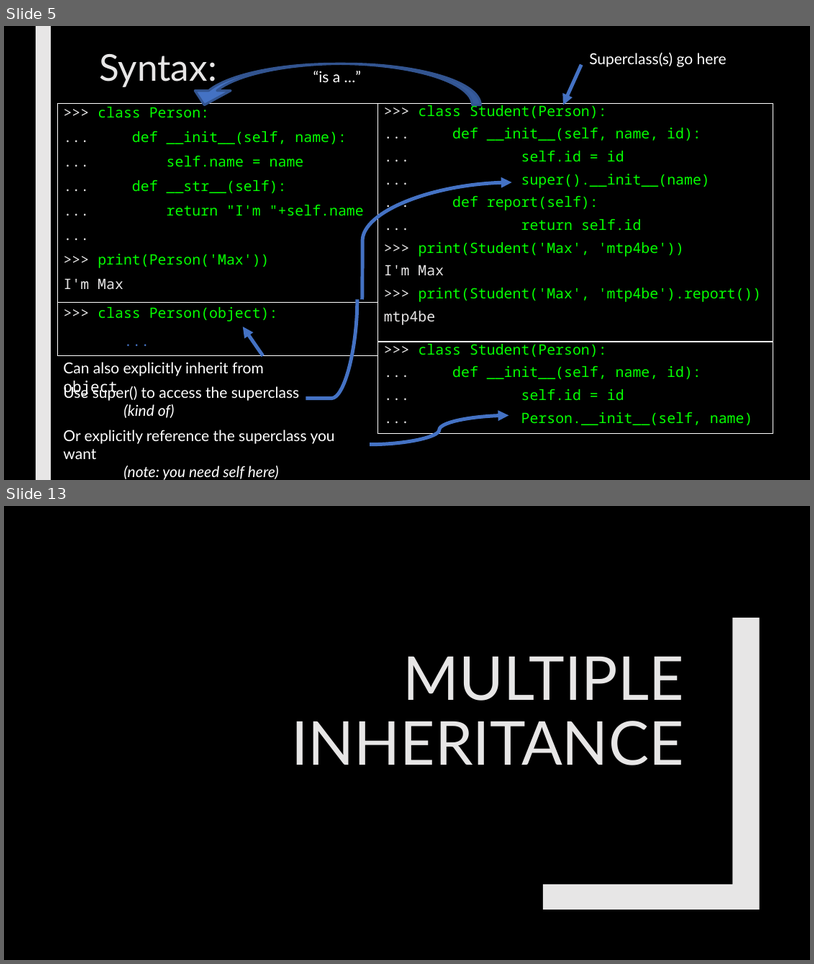
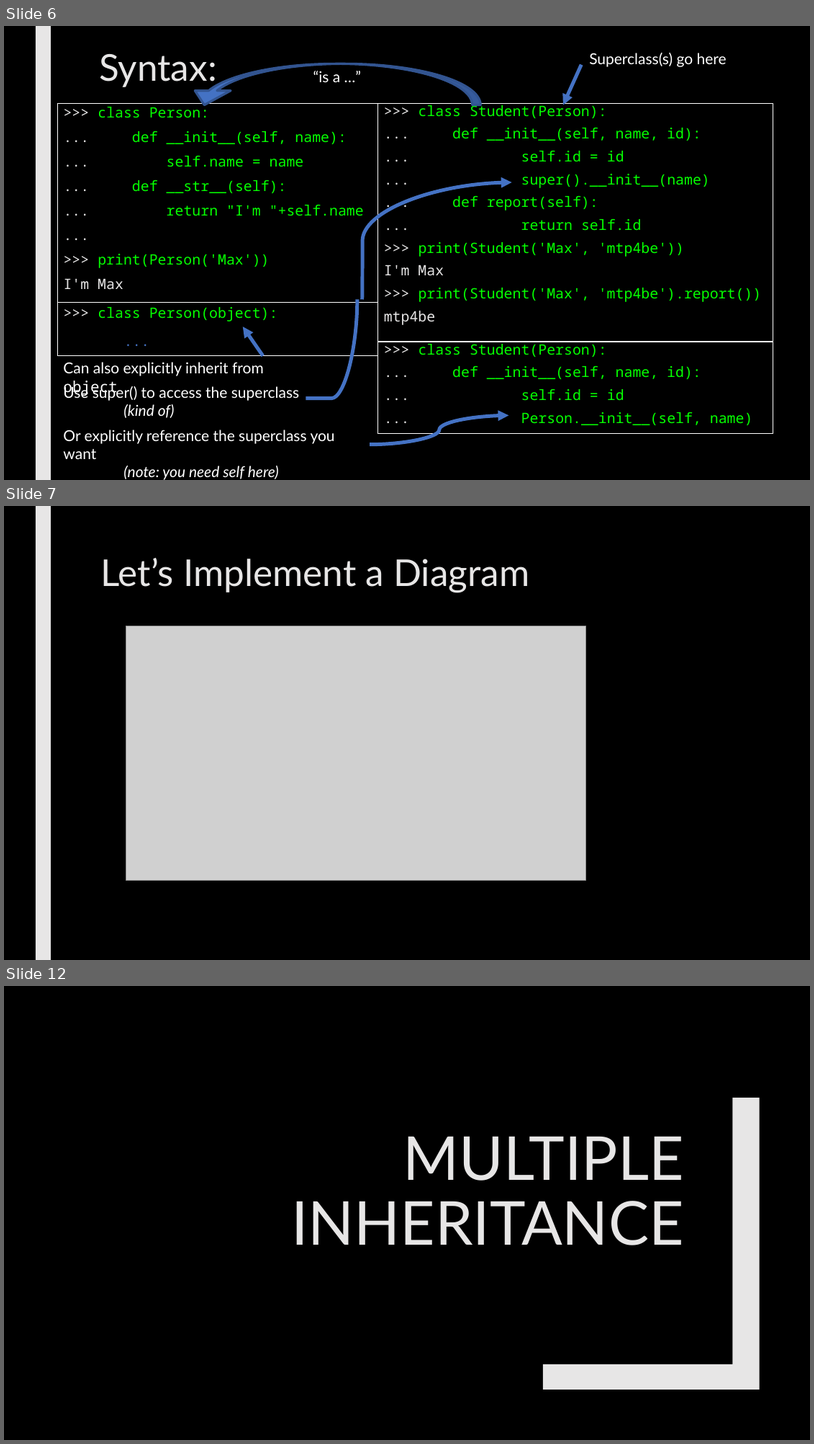
Before and after one commit to max7patek/metaprogramming, a slide deck: slides/01-PythonInheritance.pptx. Shown one above the other, each under a label of ours: slides 5 and 13 before the commit, slides 6, 7 and 12 after it; the slides between them are not shown. The pictures are 814x964 and 814x1444 pixels, drawn with LibreOffice and Linux fonts; fonts in the diff are those of the drawing; grey boxes stand for pictures. Boxes give left, top, right and bottom in pixels: in the first picture for what was removed or moved away, otherwise in the second. Text is boxed around its words. In the diff, an @@ line names an element or a change of style, - is before the commit and + after.

```diff
--- a/slides/01-PythonInheritance.pptx
+++ b/slides/01-PythonInheritance.pptx
@@ slide 7 added at (4,506,810,960), background #000000; not listed: 1 template element that a slide beside it also shows @@
@@ title added at (100,558,530,592), 44 pt, text #E7E6E6 @@
+Let’s Implement a Diagram
@@ picture added at (126,626,586,880) @@
@@ what was slide 5 is now slide 6 @@
@@ what was slide 13 is now slide 12 @@
```
Also in this commit, not shown: 8 slides changed, 1 other slide added, 3 slides removed, 2 other files.
